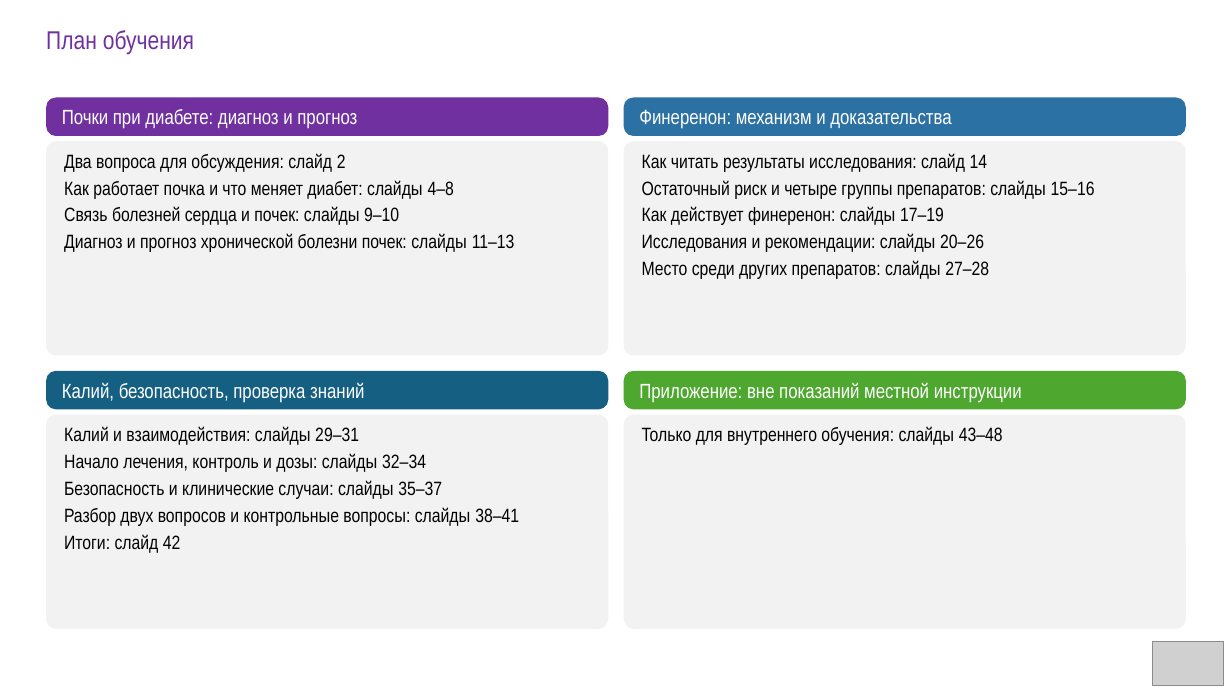
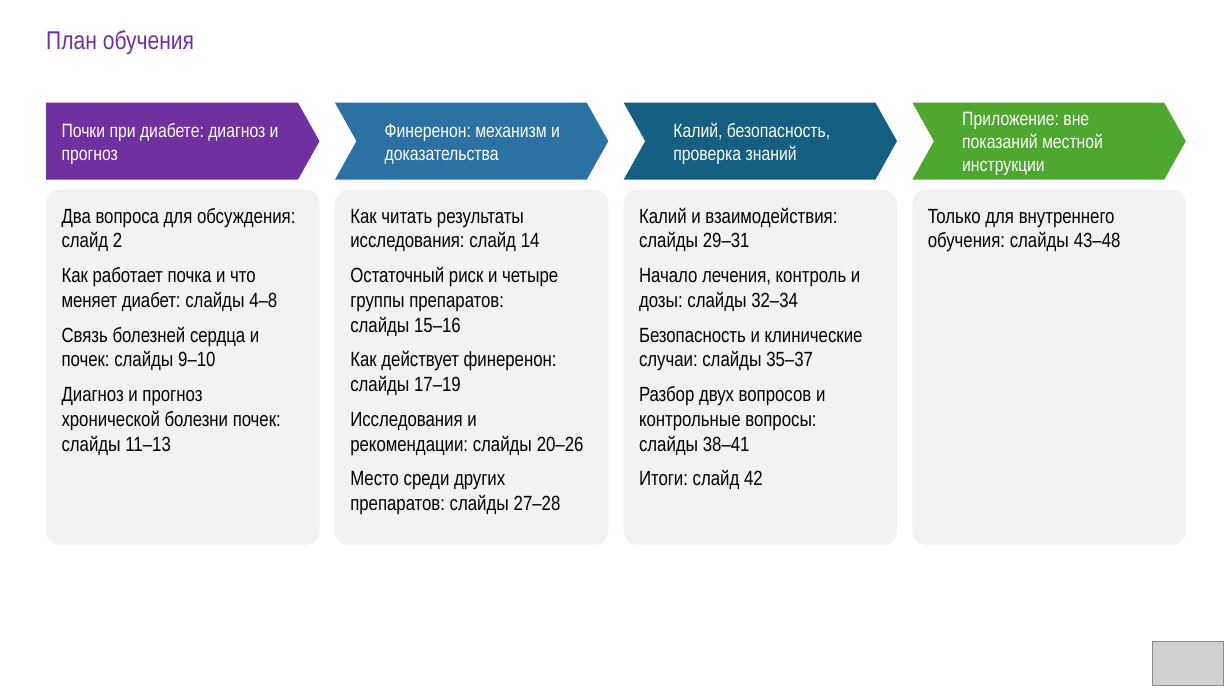
Before and after one commit to drabdulbosit1-eng/my-test-cloud, a slide deck: slide 3 of finerenone/Finerenone_Levin_reviewed.pptx. Drawn at 1232x693 pixels with LibreOffice and Linux fonts; fonts in the diff are those of the drawing; grey boxes stand for pictures. Boxes give left, top, right and bottom in pixels: in the first picture for what was removed or moved away, otherwise in the second. Text is boxed around its words. In the diff, an @@ line names an element or a change of style, - is before the commit and + after.

```diff
--- a/finerenone/Finerenone_Levin_reviewed.pptx
+++ b/finerenone/Finerenone_Levin_reviewed.pptx
@@ pentagon arrow "Почки при диабете: диагноз и ...": place and size @@
-pentagon arrow "Почки при диабете: диагноз и ..." at <box>46,98,608,137</box>
+pentagon arrow "Почки при диабете: диагноз и ..." at <box>46,103,320,179</box>
@@ pentagon arrow "Почки при диабете: диагноз и ..." at <box>46,103,320,179</box>: size 16 to 15 pt; rounded rectangle to pentagon arrow @@
@@ chevron "Финеренон: механизм и доказательства": place and size @@
-chevron "Финеренон: механизм и доказательства" at <box>624,98,1186,137</box>
+chevron "Финеренон: механизм и доказательства" at <box>335,103,608,179</box>
@@ chevron "Калий, безопасность, проверка знаний": place and size @@
-chevron "Калий, безопасность, проверка знаний" at <box>46,371,608,409</box>
+chevron "Калий, безопасность, проверка знаний" at <box>624,103,897,179</box>
@@ size 16 to 15 pt; rounded rectangle to chevron in 3 elements at <box>335,103,608,179</box>, <box>624,103,897,179</box>, <box>913,103,1187,179</box> @@
@@ chevron "Приложение: вне показаний местной инструкции": place and size @@
-chevron "Приложение: вне показаний местной инструкции" at <box>624,371,1186,409</box>
+chevron "Приложение: вне показаний местной инструкции" at <box>913,103,1187,179</box>
@@ rounded rectangle: place and size @@
-rounded rectangle at <box>46,141,608,356</box>
+rounded rectangle at <box>46,190,320,545</box>
@@ text "Два вопроса для обсуждения: слайд ...": place and size @@
-text "Два вопроса для обсуждения: слайд ..." at <box>64,153,515,252</box>
+text "Два вопроса для обсуждения: слайд ..." at <box>62,208,295,455</box>
@@ rounded rectangle: place and size @@
-rounded rectangle at <box>624,141,1186,356</box>
+rounded rectangle at <box>335,190,608,545</box>
@@ text "Как читать результаты исследования: слайд ...": place and size @@
-text "Как читать результаты исследования: слайд ..." at <box>642,153,1095,279</box>
+text "Как читать результаты исследования: слайд ..." at <box>350,209,584,515</box>
@@ rounded rectangle: place and size @@
-rounded rectangle at <box>46,415,608,629</box>
+rounded rectangle at <box>624,190,897,545</box>
@@ size 15 to 16 pt; more space between paragraphs in 4 elements at <box>62,208,295,455</box>, <box>928,209,1121,252</box>, <box>350,209,584,515</box>, <box>639,207,863,489</box> @@
@@ text "Калий и взаимодействия: слайды 29–31": place and size @@
-text "Калий и взаимодействия: слайды 29–31" at <box>64,426,519,553</box>
+text "Калий и взаимодействия: слайды 29–31" at <box>639,207,863,489</box>
@@ rounded rectangle: place and size @@
-rounded rectangle at <box>624,415,1186,629</box>
+rounded rectangle at <box>913,190,1187,545</box>
@@ text "Только для внутреннего обучения: слайды ...": place and size @@
-text "Только для внутреннего обучения: слайды ..." at <box>642,426,1003,445</box>
+text "Только для внутреннего обучения: слайды ..." at <box>928,209,1121,252</box>
```
Also in this commit, not shown: 4 other slides changed, 1 other file.
